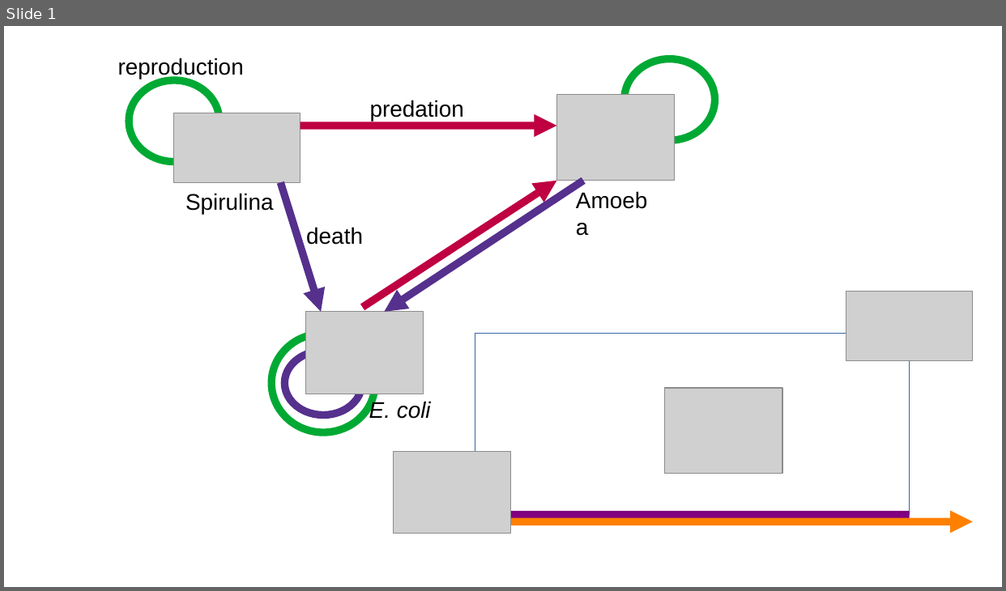
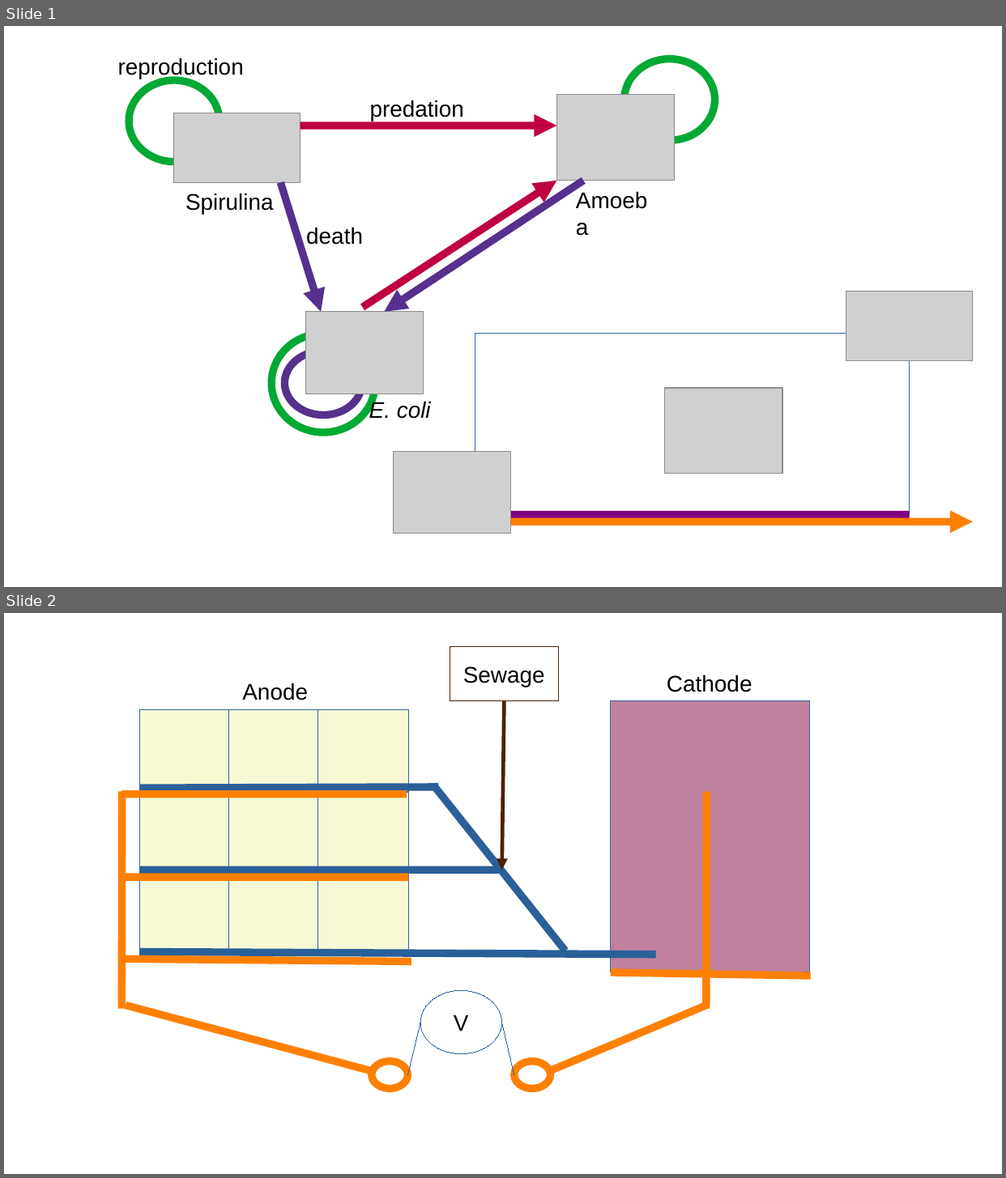
Before and after one commit to ph-u/PhyBac_C-Capture, a slide deck: sandbox/diagrams.odp. Shown one above the other, each under a label of ours: slide 1 before the commit, slides 1 and 2 after it. The pictures are 1006x591 and 1006x1178 pixels, drawn with LibreOffice and Linux fonts; fonts in the diff are those of the drawing; grey boxes stand for pictures. Boxes give left, top, right and bottom in pixels: in the first picture for what was removed or moved away, otherwise in the second. Text is boxed around its words. In the diff, an @@ line names an element or a change of style, - is before the commit and + after.

```diff
--- a/sandbox/diagrams.odp
+++ b/sandbox/diagrams.odp
@@ slide 2 added at (x1=4, y1=613, x2=1002, y2=1174), background #FFFFFF @@
@@ rectangle added at (x1=450, y1=646, x2=558, y2=700), outline #4B2204 0 pt, 18 pt, text #000000 @@
+Sewage
@@ text added at (x1=242, y1=683, x2=308, y2=700), 18 pt, text #000000 @@
+Anode
@@ text added at (x1=667, y1=675, x2=752, y2=692), 18 pt, text #000000 @@
+Cathode
@@ arrow added from (504, 700) to (502, 871), #4B2204 3 pt @@
@@ rectangle added at (x1=611, y1=700, x2=810, y2=973), fill #BF819E, outline #3465A4 0 pt @@
@@ rectangle added at (x1=140, y1=710, x2=230, y2=791), fill #F6F9D4, outline #3465A4 0 pt @@
@@ rectangle added at (x1=228, y1=710, x2=319, y2=791), fill #F6F9D4, outline #3465A4 0 pt @@
@@ rectangle added at (x1=318, y1=710, x2=409, y2=791), fill #F6F9D4, outline #3465A4 0 pt @@
@@ line added from (121, 794) to (407, 794), #FF8000 6.01 pt @@
@@ line added from (121, 791) to (121, 1009), #FF8000 6.01 pt @@
@@ rectangle added at (x1=140, y1=792, x2=230, y2=874), fill #F6F9D4, outline #3465A4 0 pt @@
@@ line added from (140, 788) to (439, 787), #2A6099 6.01 pt @@
@@ rectangle added at (x1=228, y1=792, x2=319, y2=874), fill #F6F9D4, outline #3465A4 0 pt @@
@@ rectangle added at (x1=318, y1=792, x2=409, y2=874), fill #F6F9D4, outline #3465A4 0 pt @@
@@ line added from (436, 788) to (565, 951), #2A6099 6.01 pt @@
@@ line added from (707, 791) to (707, 1009), #FF8000 6.01 pt @@
@@ line added from (118, 877) to (409, 877), #FF8000 6.01 pt @@
@@ rectangle added at (x1=140, y1=874, x2=230, y2=956), fill #F6F9D4, outline #3465A4 0 pt @@
@@ line added from (140, 871) to (502, 871), #2A6099 6.01 pt @@
@@ rectangle added at (x1=228, y1=874, x2=319, y2=956), fill #F6F9D4, outline #3465A4 0 pt @@
@@ rectangle added at (x1=318, y1=874, x2=409, y2=956), fill #F6F9D4, outline #3465A4 0 pt @@
@@ line added from (140, 952) to (656, 954), #2A6099 6.01 pt @@
@@ line added from (126, 959) to (411, 961), #FF8000 6.01 pt @@
@@ line added from (611, 973) to (811, 976), #FF8000 6.01 pt @@
@@ ellipse added at (x1=420, y1=990, x2=502, y2=1054), outline #3465A4 0 pt, 18 pt, text #000000 @@
+V
@@ line added from (126, 1006) to (375, 1072), #FF8000 6.01 pt @@
@@ line added from (420, 1022) to (408, 1076), #3465A4 0 pt @@
@@ line added from (502, 1022) to (515, 1076), #3465A4 0 pt @@
@@ line added from (707, 1006) to (548, 1072), #FF8000 6.01 pt @@
@@ ellipse added at (x1=372, y1=1063, x2=408, y2=1089), outline #FF8000 6.01 pt @@
@@ ellipse added at (x1=515, y1=1063, x2=551, y2=1089), outline #FF8000 6.01 pt @@
```
Also in this commit, not shown: 1 slide removed, 1 other file.
